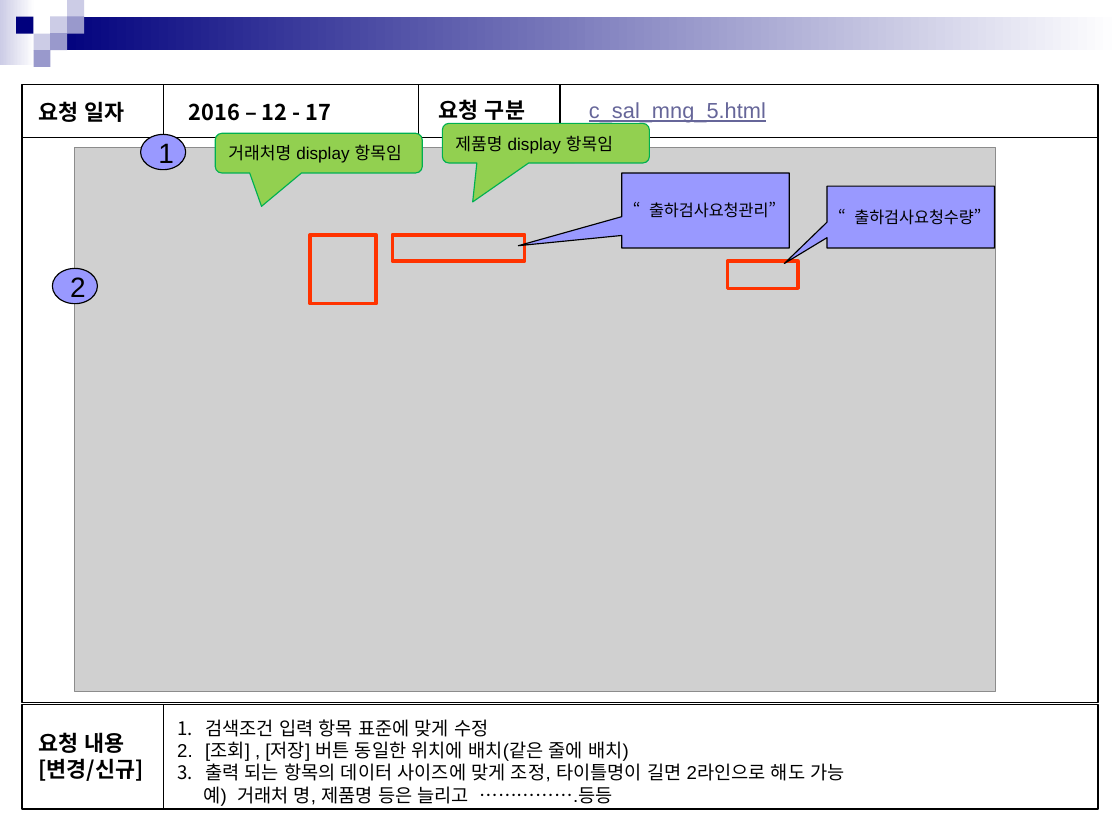
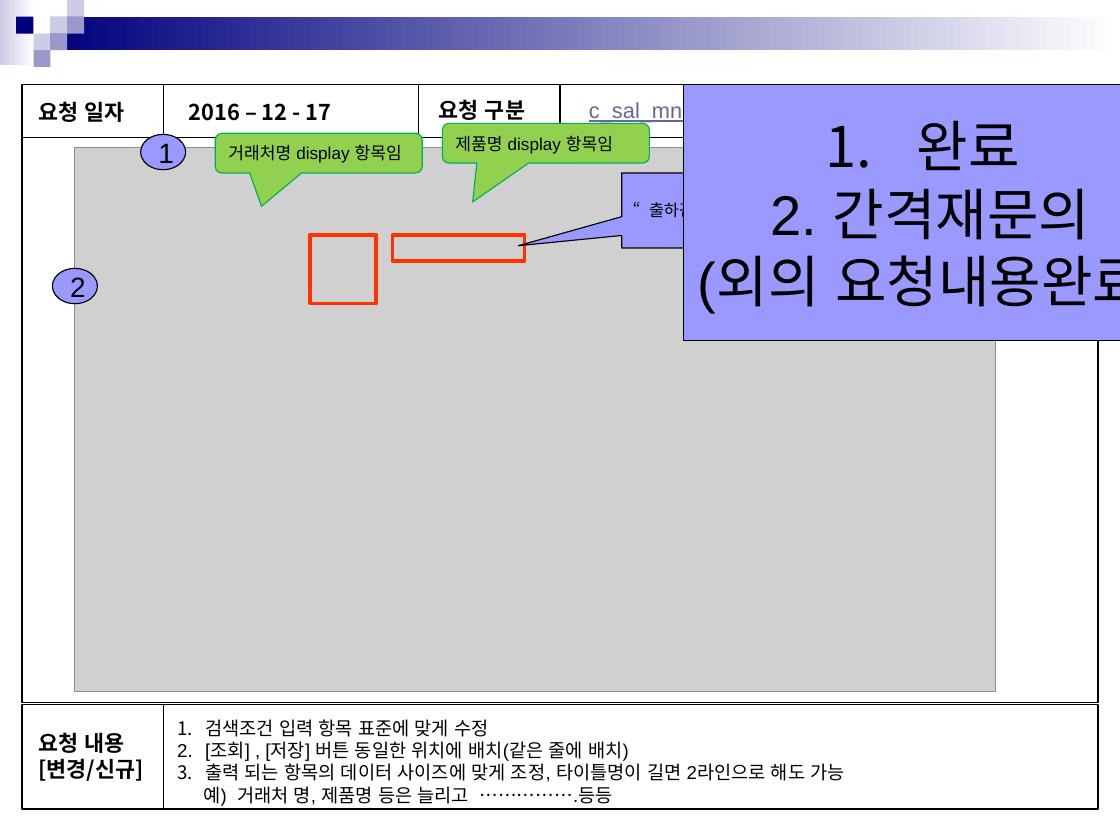
Before and after one commit to in-yong/sinsin_project, a slide deck: slide 6 of 공유문서/수정요청/화면점검(공통,영업,자재,전체)_20161218/화면점검_20161218(영업).pptx. Drawn at 1120x840 pixels with LibreOffice and Linux fonts; fonts in the diff are those of the drawing; grey boxes stand for pictures. Boxes give left, top, right and bottom in pixels: in the first picture for what was removed or moved away, otherwise in the second. Text is boxed around its words. In the diff, an @@ line names an element or a change of style, - is before the commit and + after.

Commit message:
[김영은] 영업페이지 수정완료, 반영이미지추가

```diff
--- a/공유문서/수정요청/화면점검(공통,영업,자재,전체)_20161218/화면점검_20161218(영업).pptx
+++ b/공유문서/수정요청/화면점검(공통,영업,자재,전체)_20161218/화면점검_20161218(영업).pptx
@@ rectangle added at [683, 85, 1120, 340], fill #9999FF, outline #000000 0.75 pt, 36 pt, text #000000 @@
+1. 완료
+2. 간격재문의
+(외의 요청내용완료)
@@ speech box removed at [827, 186, 995, 248] @@
-“출하검사요청수량”
@@ rectangle removed at [728, 261, 799, 288] @@
```
Also in this commit, not shown: 6 other slides changed, 22 other files.
